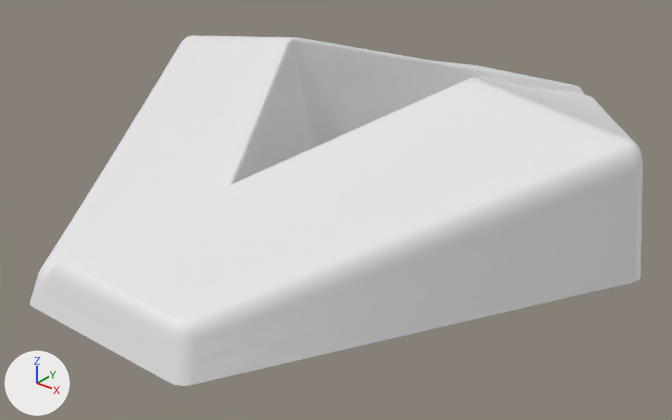
What one commit did to the Blender file src/megane_logo.blend.
The view is the same before and after, from a 50 mm lens placed at (30.6, -41.9, 19.6), pointed at (-0.9, -2.5, -4.9). Every picture has the same lights, and +X, +Y and +Z are marked at lower left.

The older version as bpy lines, for what is in view:
```python
me_renault_v3 = bpy.data.meshes.new('Renault-v3')
me_renault_v3.from_pydata(...)  # 4021 vertices, 7815 faces; spans x -16.9..16.9, y -21.0..20.9, z -4.3..4.2
ob_renault_v3 = bpy.data.objects.new('Renault-v3', me_renault_v3)
ob_renault_v3.location = (0.0, 0.0, 0.0)
```
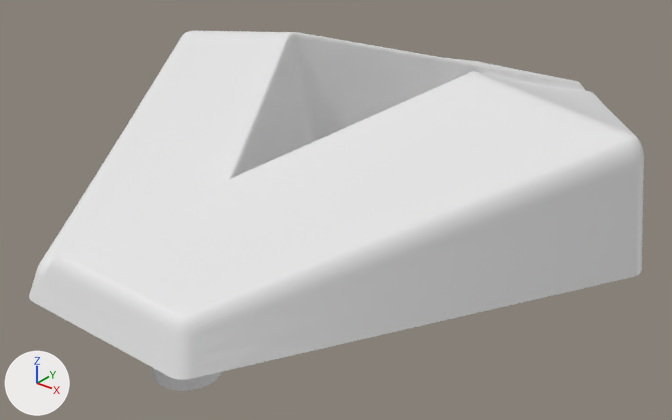
Changed parts and their boxes (x1, y1, x2, y2) in the pictures (672 x 420 px):
```json
{"object": "Renault-v3", "change": "moved", "before": [30, 35, 643, 386], "after": [29, 31, 644, 380]}
{"object": "Cylinder.003", "change": "added", "after": [152, 367, 222, 391]}
```

Scene script edits in JSON lines:
```json
{"op": "add", "block": "me_cylinder_002", "code": ["me_cylinder_002 = bpy.data.meshes.new('Cylinder.002')", "me_cylinder_002.from_pydata(...)  # a 32-sided cylinder along z spanning x -1.0..1.0, y -1.0..1.0, z -1.0..1.0"]}
{"op": "set", "path": "ob_renault_v3.location", "old": "(0.0, 0.0, 0.0)", "new": "(0.0, 0.0, 0.33)"}
{"op": "add", "block": "ob_cylinder_003", "code": ["ob_cylinder_003 = bpy.data.objects.new('Cylinder.003', me_cylinder_002.copy())", "ob_cylinder_003.location = (0.0, -15.8, -4.86)", "ob_cylinder_003.scale = (1.1, 1.1, 2.67)", "_m = ob_cylinder_003.modifiers.new('Boolean', 'BOOLEAN')", "_m.object = ob_cylinder_001", "_m.operation = 'UNION'", "_m.solver = 'FLOAT'"]}
{"op": "add", "block": "ob_cylinder_001", "code": ["ob_cylinder_001 = bpy.data.objects.new('Cylinder.001', me_cylinder_002)", "ob_cylinder_001.location = (0.0, -15.8, -7.93)", "ob_cylinder_001.scale = (1.79, 1.79, 0.713)", "ob_cylinder_001.hide_set(True)"]}
```
